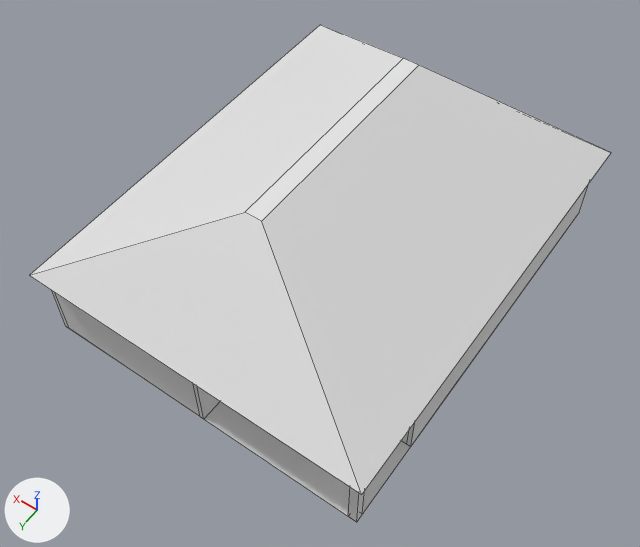
What one commit did to the Blender file Blender/Home1.blend.
One viewpoint serves both versions: a camera (50 mm lens) standing at (-5.71, 8.01, 8.35) and looking at (-2.19, 3.09, 0.62). The axes (+X, +Y, +Z) are drawn at lower left. The lights are the same throughout. Mesh edges are drawn as thin lines.

In view in the first picture: 'Base', 'OuterWall1', 'OuterWall3', 'OuterWall6', 'Roof'.
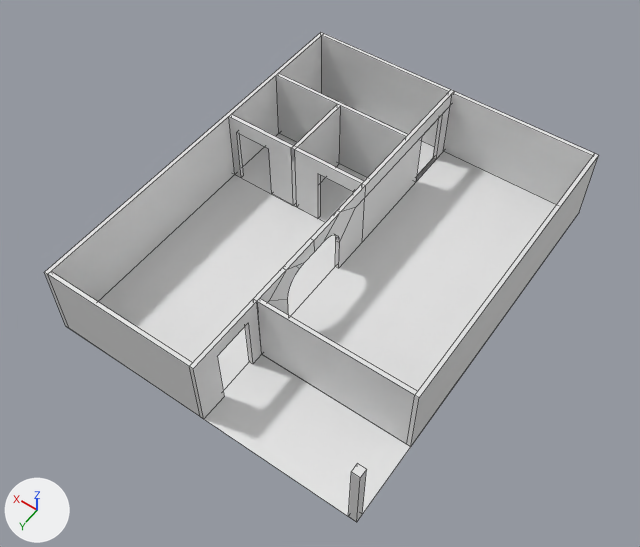
The change, as a diff of the scene's bpy script:
```diff
--- a/Blender/Home1.blend.py
+++ b/Blender/Home1.blend.py
@@ mat_material_005 @@
+mat_material_005 = principled_material('Material.005')
+mat_material_005.base_color = (0.8, 0.8, 0.8)  # white #e7e7e7
@@ mat_material_012 @@
+mat_material_012 = principled_material('Material.012')
+mat_material_012.base_color = (0.8, 0.8, 0.8)  # white #e7e7e7
@@ mat_material_008 @@
+mat_material_008 = principled_material('Material.008')
+mat_material_008.base_color = (0.8, 0.8, 0.8)  # white #e7e7e7
@@ me_cube_006 @@
+me_cube_006.from_pydata(...)  # a box spanning x -1.0..1.0, y -1.0..1.0, z -1.0..-0.2
+me_cube_006.materials.append(mat_material_005)  # white #e7e7e7
@@ me_cube_015 @@
+me_cube_015.from_pydata(...)  # a box spanning x -1.0..1.0, y -1.0..1.0, z -1.0..-0.2
+me_cube_015.materials.append(mat_material_012)  # white #e7e7e7
@@ me_cube_009 @@
+me_cube_009.from_pydata(...)  # a box spanning x -1.0..1.0, y -1.0..1.0, z -1.0..-0.2
+me_cube_009.materials.append(mat_material_008)  # white #e7e7e7
@@ ob_roof @@
 ob_roof.location = (-2.0, 2.5, 1.29)
+ob_roof.hide_set(True)
@@ ob_outerwall3 @@
 ob_outerwall3.location = (-2.02, 4.5, 0.5)
+_m = ob_outerwall3.modifiers.new('Boolean', 'BOOLEAN')
+_m.object = ob_cube_002
@@ ob_secondwall2 @@
 ob_secondwall2.rotation_euler = (0.0, 0.0, -1.571)  # degrees (0, 0, -90)
+_m = ob_secondwall2.modifiers.new('Boolean', 'BOOLEAN')
+_m.object = ob_cube_003
+_m = ob_secondwall2.modifiers.new('Boolean.001', 'BOOLEAN')
+_m.object = ob_cube
@@ ob_cube @@
+ob_cube = bpy.data.objects.new('Cube', me_cube_006)
+ob_cube.location = (-0.403, 1.977, 1.0)
+ob_cube.scale = (0.25, 0.25, 1.0)
+ob_cube.hide_set(True)  # its collection is switched off
@@ ob_cube_003 @@
+ob_cube_003 = bpy.data.objects.new('Cube.003', me_cube_015)
+ob_cube_003.location = (-1.633, 1.963, 1.0)
+ob_cube_003.scale = (0.25, 0.25, 1.0)
+ob_cube_003.hide_set(True)  # its collection is switched off
@@ ob_cube_002 @@
+ob_cube_002 = bpy.data.objects.new('Cube.002', me_cube_009)
+ob_cube_002.location = (-2.068, 4.413, 1.0)
+ob_cube_002.scale = (0.25, 0.25, 1.0)
+ob_cube_002.hide_set(True)  # its collection is switched off
```

Location of each change, (x1, y1, x2, y2) in pixels of the pictures (640 x 547 px):
'Roof', hidden: before (29, 25, 611, 494)
'SecondWall2', modifiers changed (not visible before): after (229, 114, 364, 218)
'OuterWall3', modifiers changed: before (193, 384, 220, 419); after (189, 299, 262, 419)
'Base', unchanged, uncovered by the edit: before (204, 402, 410, 516); after (98, 134, 556, 516)
'OuterWall7', unchanged, uncovered by the edit: before (52, 291, 69, 328); after (45, 32, 324, 328)
'OuterWall2', unchanged, uncovered by the edit: before (401, 431, 409, 444); after (257, 298, 418, 444)
'OuterWall9', unchanged, uncovered by the edit: after (444, 91, 595, 205)
